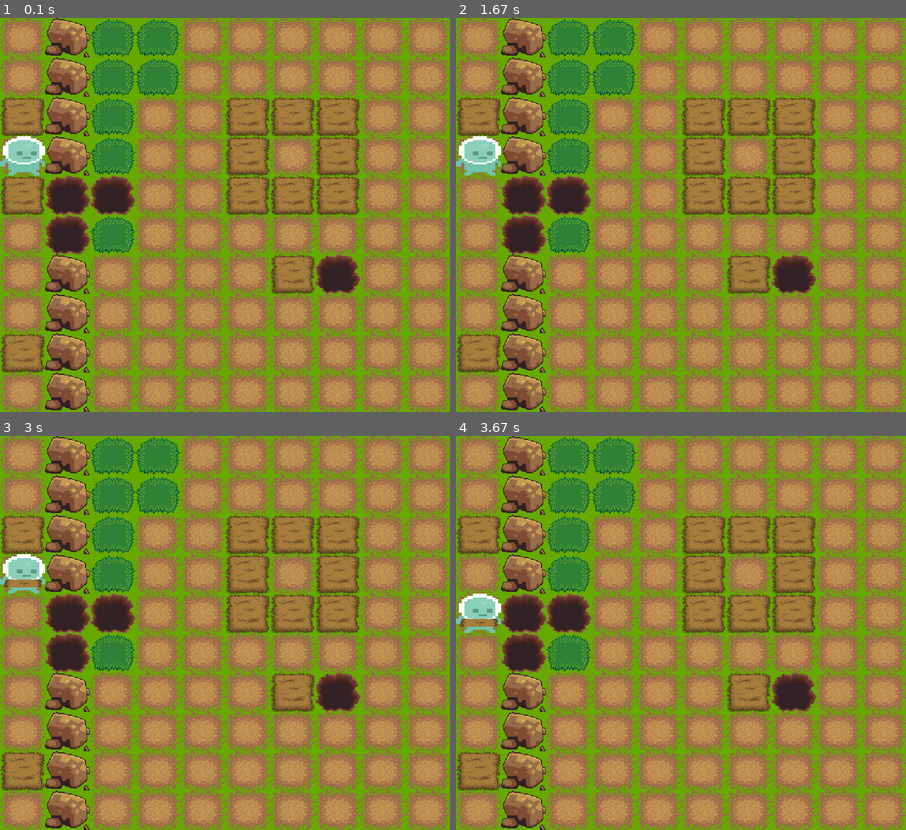
Above: before the commit, frames 1-4 (two rows, left to right).
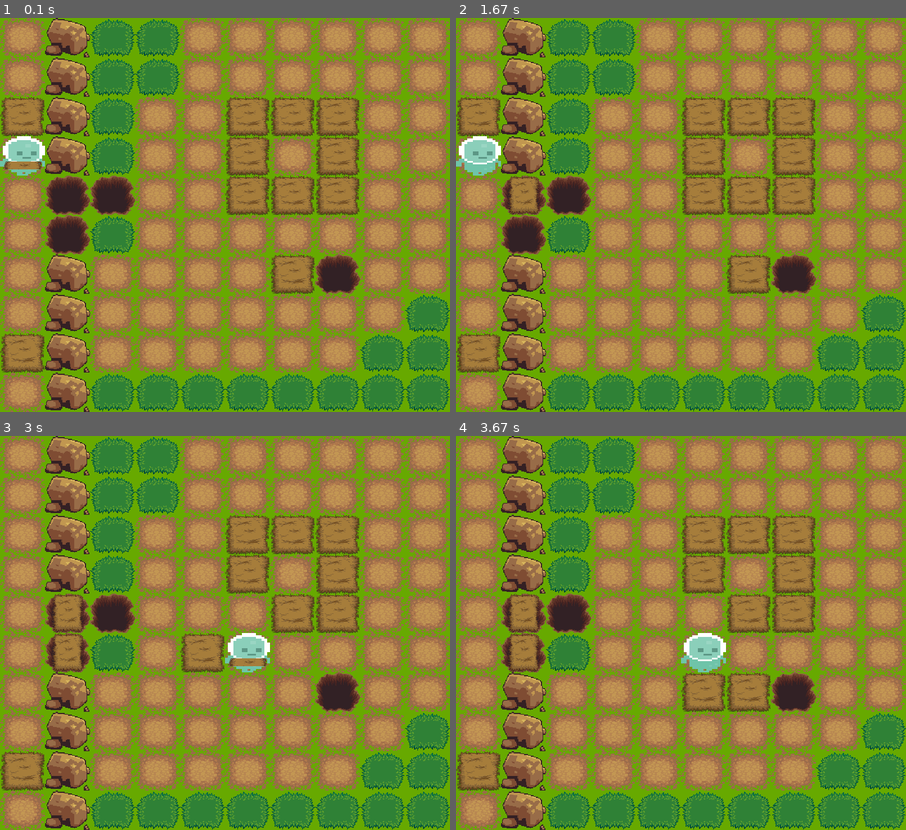
Above: after the commit, the same moments.

Repository: annagiszczak/empowerment
Game: pygame game, started from empower.py
Two runs of this game, one before a commit and one after it. Both use one fixed random seed, a clock stepped at 60 frames per second and the inputs below.
Inputs:
- Up to frame 1 (0.1 s): no input
- Up to frame 2 (1.67 s): no input
- Up to frame 3 (3 s): tap Enter every 0.33 s from 1.83 to 2.83 s
- Up to frame 4 (3.67 s): tap Enter at 3.17, 3.5 s

The runs differ from the first frame. In frame 1, 9.5% of the frame differs, in the area x 0-100%, y 36-100%; in frame 2, 9.4%; in frame 3, 13%, in the area x 0-100%, y 20-100%; in frame 4, 13%.

Commit message:
dodanie siana

Diff:
--- a/empower.py
+++ b/empower.py
@@ -248,9 +248,9 @@
                     [4,-1,-1,0,0,4,4,4,0,0],
                     [0,-1,3,0,0,0,0,0,0,0],
                     [0,1,0,0,0,0,4,-1,0,0],
-                    [0,1,0,0,0,0,0,0,0,0],
-                    [4,1,0,0,0,0,0,0,0,0],
-                    [0,1,0,0,0,0,0,0,0,0]])
+                    [0,1,0,0,0,0,0,0,0,3],
+                    [4,1,0,0,0,0,0,0,3,3],
+                    [0,1,3,3,3,3,3,3,3,3]])
 
 ourMap = OurMap(coords)
 agent = Agent(0,3)
@@ -267,4 +267,4 @@
     print()
 
     pygame.display.update()
-    clock.tick(3)
+    clock.tick(60)
